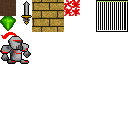
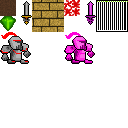
Layers edited between the first and the second (128, 128) image:
added layer "Layer 2" above "Layer 1" over [85,1,96,25]
painted on "Layer 1" over [64,32,95,64]
